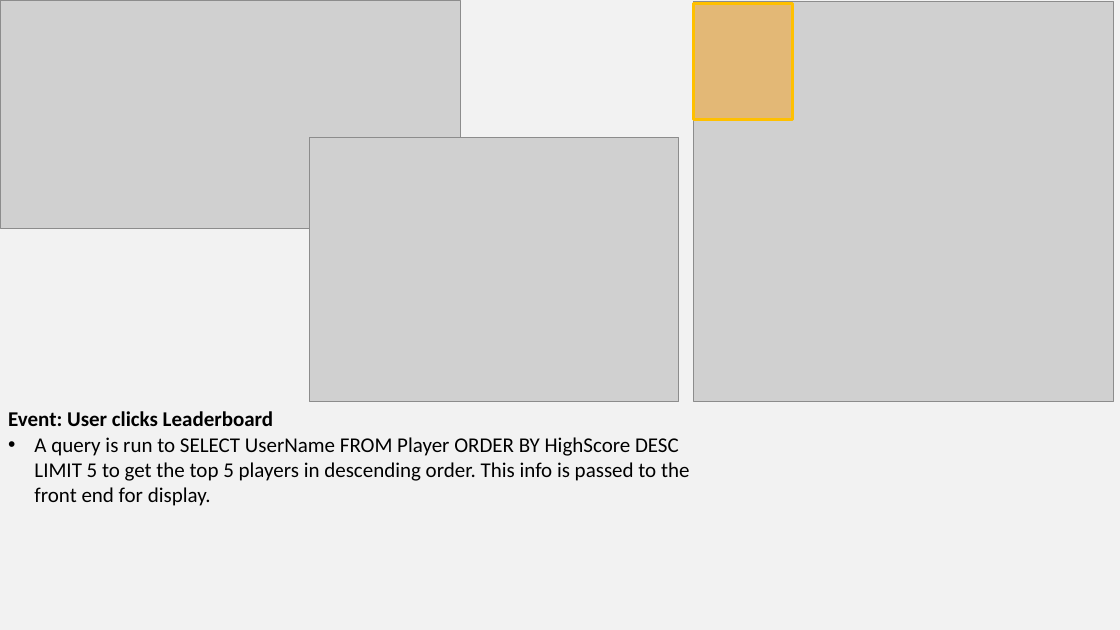
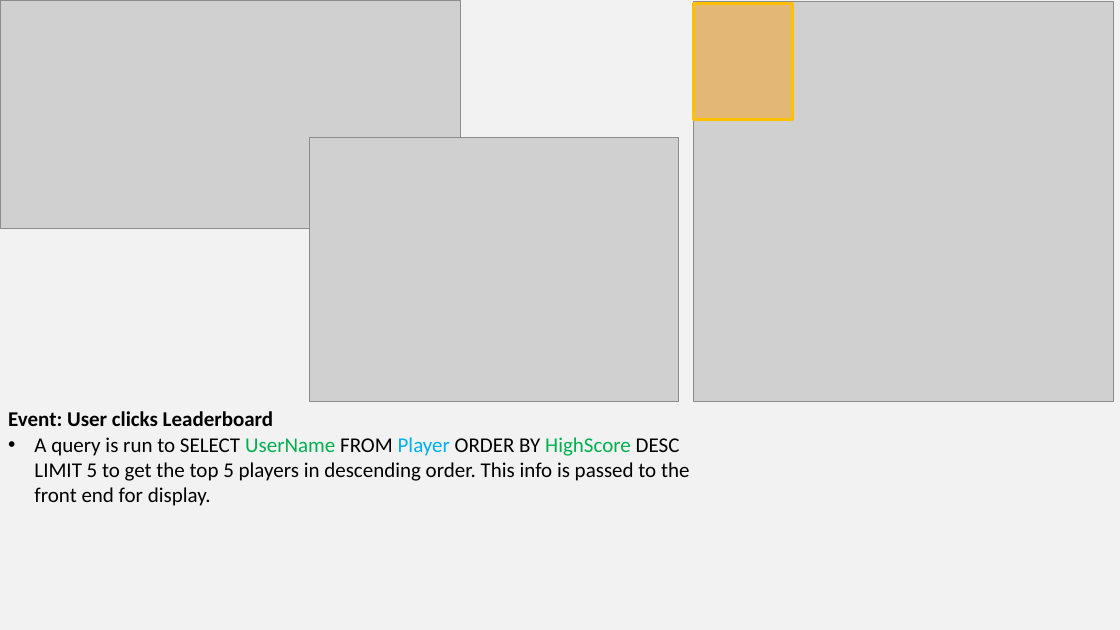
Before and after one commit to trentbrivers/Project-Development-3308, a slide deck: slide 8 of DB_Logic.pptx (slide 6 before the commit). Drawn at 1120x630 pixels with LibreOffice and Linux fonts; fonts in the diff are those of the drawing; grey boxes stand for pictures. Boxes give left, top, right and bottom in pixels: in the first picture for what was removed or moved away, otherwise in the second. Text is boxed around its words. In the diff, an @@ line names an element or a change of style, - is before the commit and + after.

```diff
--- a/DB_Logic.pptx
+++ b/DB_Logic.pptx
@@ text at box(34, 437, 689, 506): text colour #000000 to #00B050 in "UserName HighScore"; text colour #000000 to #00B0F0 in "Player" @@
```
Also in this commit, not shown: 3 other slides changed, 2 slides added, 1 other file.
